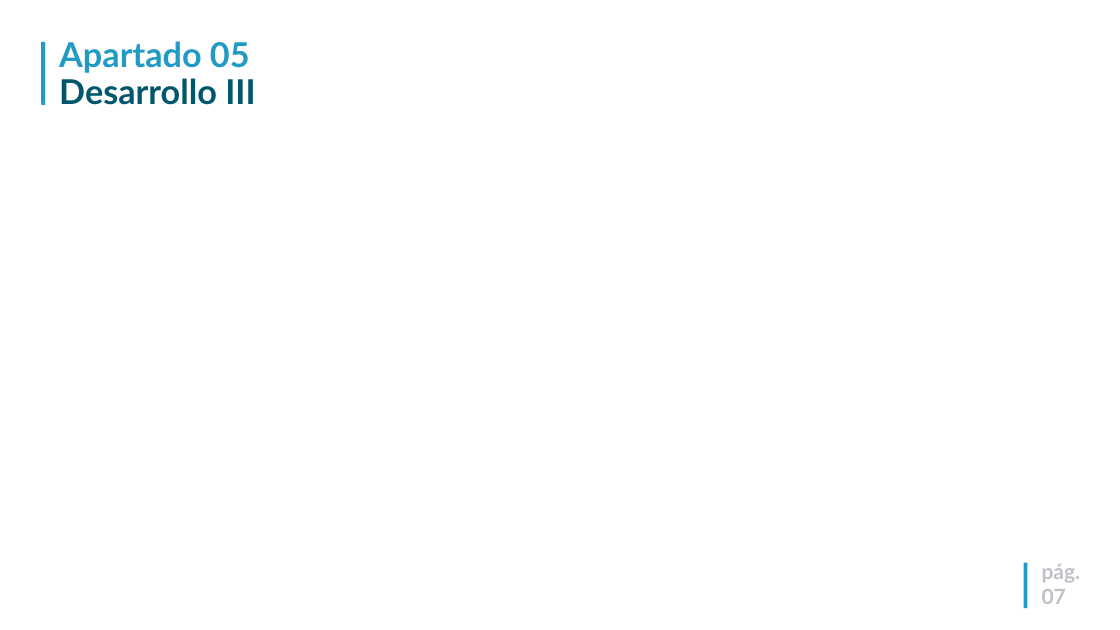
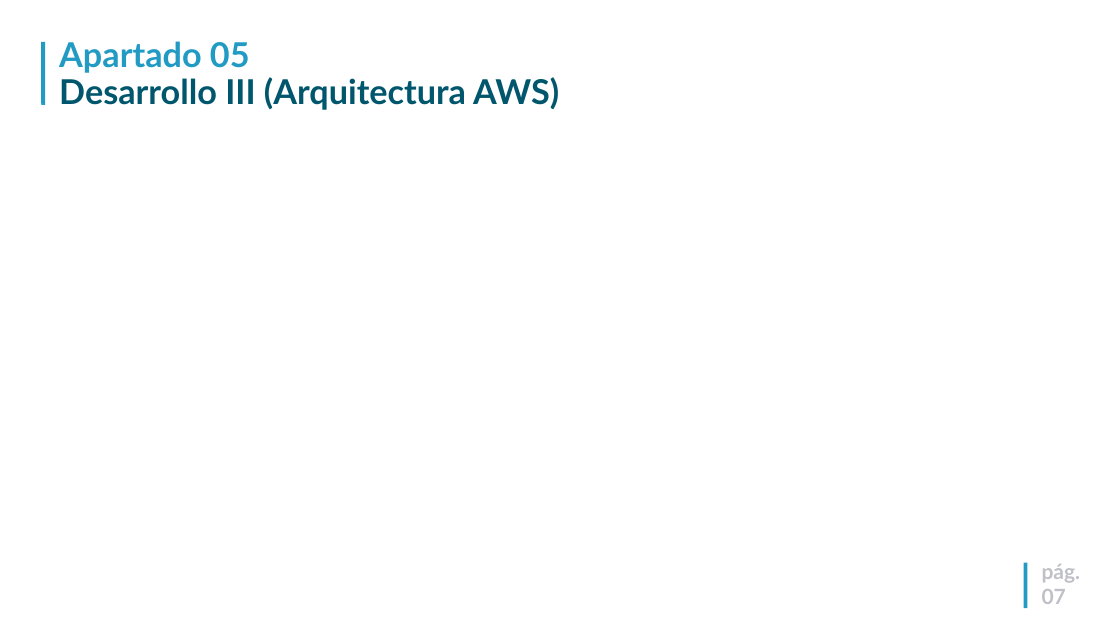
Before and after one commit to rgb2021/TFG, a slide deck: slide 7 of docs/presentacion.ppt. Drawn at 1120x630 pixels with LibreOffice and Linux fonts; fonts in the diff are those of the drawing; background and template pictures are left out. Boxes give left, top, right and bottom in pixels: in the first picture for what was removed or moved away, otherwise in the second. Text is boxed around its words. In the diff, an @@ line names an element or a change of style, - is before the commit and + after.

```diff
--- a/docs/presentacion.ppt
+++ b/docs/presentacion.ppt
@@ title at box(59, 41, 559, 110): text changed @@
-Apartado 05
-Desarrollo III
+Apartado 05
+Desarrollo III (Arquitectura AWS)
```
Also in this commit, not shown: 4 other slides changed, 3 other files.
